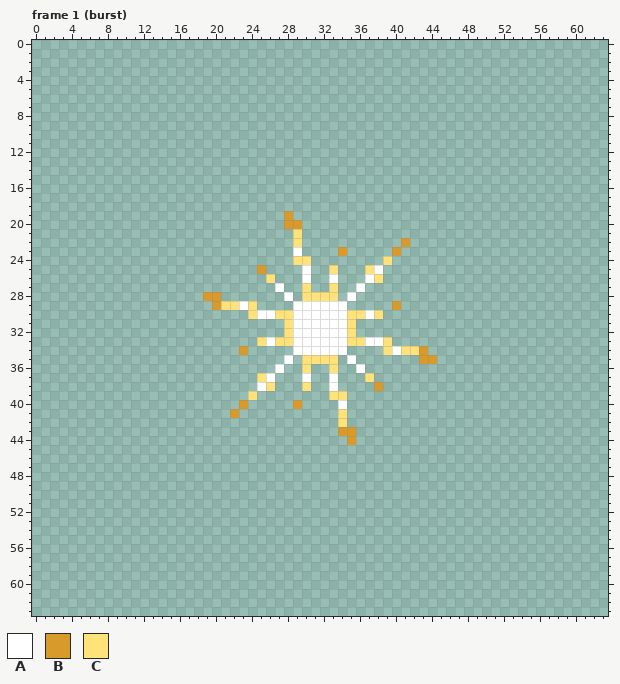
File history of a pixel-art file, projects/007_survivors/art/fx_levelup.aseprite. The picture above is the old version.
64x64 pixels, 4 frames. Shown: frame 1 (burst). The commit also changed other frames, which this record leaves out.
Palette (. is transparent): A #ffffff  B #d89a2a  C #ffe27a
Pixels before, frame 1 (burst), first column x 19:
19 .........B................
20 .........BB...............
21 ..........C...............
22 ..........C...........B...
23 ..........A....B.....B....
24 ..........CC........C.....
25 ......B....A..C...CA......
26 .......C...A..A...AC......
27 ........A..C..C..A........
28 BB.......A.CCCC.A.........
29 .BCCAC....AAAAAA.....B....
30 .....CAACCAAAAAACCAC......
31 .........CAAAAAAC.........
32 .........CAAAAAAC.........
33 ......CACCAAAAAACCAAC.....
34 ....B.....AAAAAA....CACCB.
35 .........A.CCCC.A.......BB
36 ........A..C..C..A........
37 ......CA...A..A...C.......
38 ......AC...C..A....B......
39 .....C........CC..........
40 ....B.....B....A..........
41 ...B...........C..........
42 ...............C..........
43 ...............BB.........
44 ................B.........
Once edited:
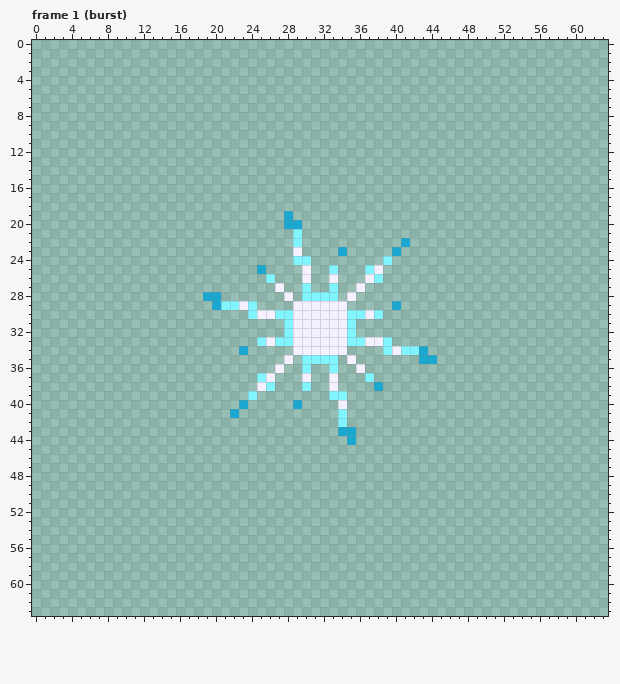
What changed:
Colour A changes from #ffffff to #f4f0ff.
Colour B changes from #d89a2a to #1aa8d0.
Colour C changes from #ffe27a to #80f4ff.
